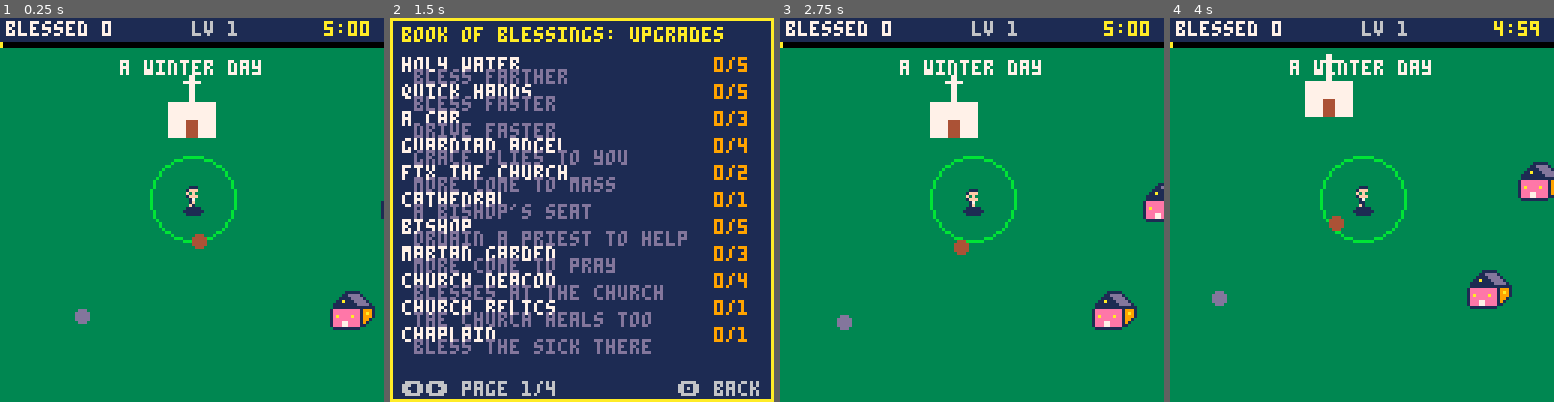
Above: before the commit, frames 1-4 (left to right).
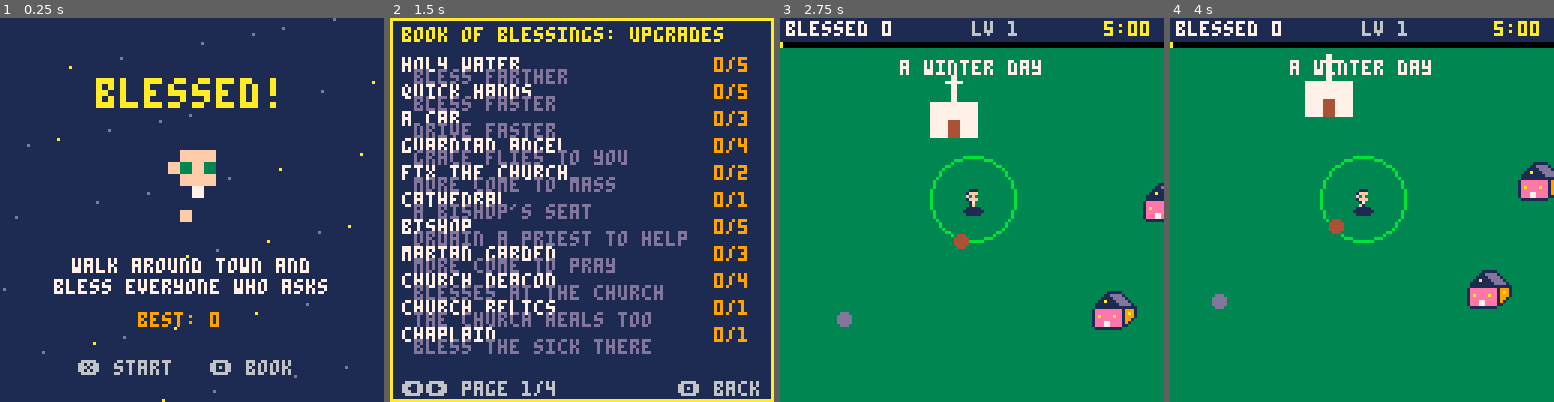
Above: after the commit, the same moments.

Repository: shalone86/sdcourses
Game: PICO-8 cartridge game/blessed.p8
Same seed, same stepped clock (60 frames per second), same inputs: the game is played once before the commit and once after it.
Inputs:
- Up to frame 1 (0.25 s): no input
- Up to frame 2 (1.5 s): tap X (X key) at 0.33, 1.07 s; tap O (Z key) at 0.7 s
- Up to frame 3 (2.75 s): hold Right 1.6-2.1 s; tap O (Z key) at 1.7, 2.1, 2.5 s; tap X (X key) at 1.85 s; hold Up 2.15-2.42 s; hold Right from 2.47 s (still down)
- Up to frame 4 (4 s): tap O (Z key) at 2.9, 3.3, 3.7 s; tap X (X key) at 2.97 s; release Right at 3.03 s; hold Left 3.08-3.58 s; hold Down 3.63-3.97 s

The runs differ from the first frame. In frame 1, 94% of the frame differs, in the area x 0-100%, y 0-100%; in frame 2, nothing differs; in frame 3, 0.2%; in frame 4, 0.3%.

Commit message:
Blessed!: placeholder sound effects 0-5 and a start screen
Bless, pick up, level up, gift box, missed and big need sounds (hers will
replace them). The game now opens on a start screen: X starts the day,
Z opens the book; the music plays there too.

Co-Authored-By: Claude Opus 5.5 <noreply@anthropic.com>
Claude-Session: https://claude.ai/code/session_014A5HNbCtgPJAi8nNk3cpQw

Diff:
--- a/game/blessed.p8
+++ b/game/blessed.p8
@@ -99,6 +99,9 @@
  score=0 xp=0 need=3 lvl=1
  t=0 missed=0 msg="" msg_t=0
  state="play" page=1
+ -- the start screen, when the
+ -- game is first switched on
+ if not booted then booted=true state="title" end
  season=flr(rnd(4))+1
  say("a "..seasons[season].." day")
  found_start=dget(1)
@@ -537,6 +540,11 @@
 -- update
 
 function _update()
+ if state=="title" then
+  if btnp(5) then state="play"
+  elseif btnp(4) then book_from="title" state="book" end
+  return
+ end
  if state=="over" then
   if btnp(4) then book_from="over" state="book"
   elseif btnp(5) then _init() end
@@ -973,7 +981,28 @@
  print("\142 back",96,121,6)
 end
 
+-- the start screen
+function draw_title()
+ cls(1)
+ for i=0,40 do
+  -- falling grace
+  local y=(i*37+time()*20)%140-8
+  pset((i*53)%128,y,i%3==0 and 10 or 13)
+ end
+ print("\^w\^tblessed!",32,20,10)
+ -- your priest, big
+ local n=s_priest+flr(time()*2)%2
+ if drawn(s_priest) then
+  sspr(n%16*8,n\16*8,8,8,48,40,32,32)
+ end
+ print("walk around town and",24,80,7)
+ print("bless everyone who asks",18,87,7)
+ print("best: "..dget(0),46,98,9)
+ print("\151 start   \142 book",26,114,6)
+end
+
 function _draw()
+ if state=="title" then draw_title() return end
  if state=="map" then draw_map() return end
  if state=="book" then draw_book() return end
  cls(3)
Not shown, changed: the sound effects (__sfx__) section of game/blessed.p8
